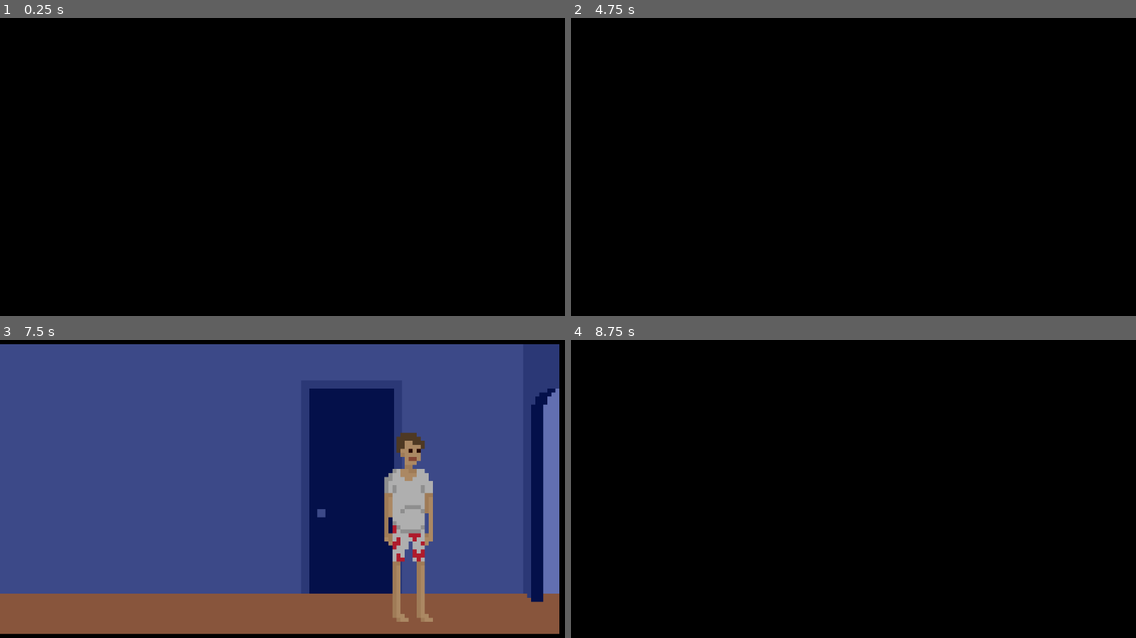
Above: before the commit, frames 1-4 (two rows, left to right).
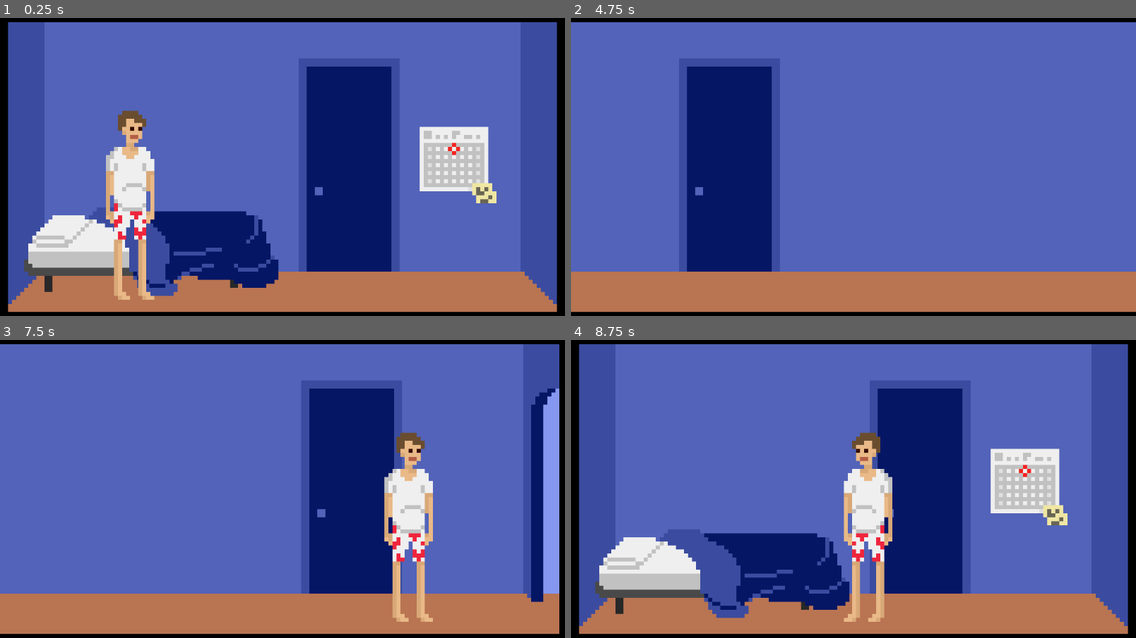
Above: after the commit, the same moments.

Repository: lthammond/CS315-midterm-Halfway_There
Game: Godot game, scene res://src/Bedroom.tscn
Same seed, same stepped clock (60 frames per second), same inputs: the game is played once before the commit and once after it.
Inputs:
- Up to frame 1 (0.25 s): no input
- Up to frame 2 (4.75 s): tap Enter at 0.5 s; hold Right (move_right) 0.53-1.28 s; hold Up (interact) 0.53-1.28 s; hold Left (move_left) 1.28-2.03 s; tap Up (interact) at 1.35, 2.85, 4.35 s; hold Up (interact) 2.03-2.78 s; hold Right (move_right) 2.03-3.53 s; hold Up (interact) 3.53-4.28 s; hold Left (move_left) from 3.53 s (still down)
- Up to frame 3 (7.5 s): hold Up (interact) 5.03-5.78 s; release Left (move_left) at 5.78 s; hold Right (move_right) from 5.78 s (still down); tap Up (interact) at 5.85, 7.35 s; hold Up (interact) 6.53-7.28 s
- Up to frame 4 (8.75 s): release Right (move_right) at 8.03 s; hold Left (move_left) from 8.03 s (still down); hold Up (interact) from 8.03 s (still down)

The runs differ from the first frame. In frame 1, 95% of the frame differs, in the area x 1-99%, y 1-99%; in frame 2, 97%, in the area x 0-100%, y 1-99%; in frame 3, 96%; in frame 4, 95%.

Commit message:
Refactor Doors

Diff:
--- a/project/src/Door.tscn
+++ b/project/src/Door.tscn
@@ -1,7 +1,6 @@
-[gd_scene load_steps=6 format=2]
+[gd_scene load_steps=5 format=2]
 
 [ext_resource path="res://src/Door.gd" type="Script" id=1]
-[ext_resource path="res://assets/sprites/door.png" type="Texture" id=2]
 
 [sub_resource type="RectangleShape2D" id=1]
 extents = Vector2( 41.4451, 261.823 )
@@ -53,10 +52,6 @@
 [node name="Door" type="Area2D"]
 script = ExtResource( 1 )
 
-[node name="Sprite" type="Sprite" parent="."]
-scale = Vector2( 8, 8 )
-texture = ExtResource( 2 )
-
 [node name="CollisionShape2D" type="CollisionShape2D" parent="."]
 shape = SubResource( 1 )
 
@@ -66,6 +61,7 @@
 transform = Transform2D( 2, 0, 0, 2, -1100, -650 )
 
 [node name="ColorRect" type="ColorRect" parent="ScreenFader"]
+visible = false
 anchor_right = 1.0
 anchor_bottom = 1.0
 margin_left = 176.777
--- a/project/src/Hallway.tscn
+++ b/project/src/Hallway.tscn
@@ -27,6 +27,10 @@
 position = Vector2( 836, 340 )
 target_scene = "res://src/Office.tscn"
 
+[node name="HallwayDoor" parent="." instance=ExtResource( 2 )]
+position = Vector2( 2182.51, 338.868 )
+target_scene = "res://src/LivingRoom.tscn"
+
 [node name="Player" parent="." instance=ExtResource( 3 )]
 position = Vector2( -84.0251, 446.676 )
 
--- /dev/null
+++ b/project/src/LivingRoom.gd
@@ -0,0 +1,7 @@
+extends Node2D
+
+func _ready():
+	if PlayerPositionThroughDoor.door_name:
+		var door_node = find_node(PlayerPositionThroughDoor.door_name)
+		if door_node:
+			$Player.global_position = door_node.global_position
--- /dev/null
+++ b/project/src/LivingRoom.tscn
@@ -0,0 +1,34 @@
+[gd_scene load_steps=5 format=2]
+
+[ext_resource path="res://src/Player.tscn" type="PackedScene" id=1]
+[ext_resource path="res://assets/backgrounds/livingRoomBackground.png" type="Texture" id=2]
+[ext_resource path="res://src/Door.tscn" type="PackedScene" id=3]
+[ext_resource path="res://src/LivingRoom.gd" type="Script" id=4]
+
+[node name="LivingRoom" type="Node2D"]
+script = ExtResource( 4 )
+
+[node name="Background" type="Sprite" parent="."]
+scale = Vector2( 8, 8 )
+texture = ExtResource( 2 )
+centered = false
+
+[node name="Bounds" type="StaticBody2D" parent="."]
+
+[node name="CollisionShape2D" type="CollisionPolygon2D" parent="Bounds"]
+position = Vector2( 289.988, 622.226 )
+polygon = PoolVector2Array( -290, 18, -290, -622, -258, -622, -258, -14.25, 1215, -14.25, 1215, -622, 1398, -622, 1398, 18 )
+
+[node name="Player" parent="." instance=ExtResource( 1 )]
+position = Vector2( -84.1322, 442.885 )
+
+[node name="Camera2D" type="Camera2D" parent="Player"]
+current = true
+limit_left = 0
+limit_right = 1688
+limit_bottom = 640
+smoothing_enabled = true
+
+[node name="HallwayDoor" parent="." instance=ExtResource( 3 )]
+position = Vector2( 80.6349, 338.919 )
+target_scene = "res://src/Hallway.tscn"
--- a/project/src/Office.tscn
+++ b/project/src/Office.tscn
@@ -1,10 +1,12 @@
-[gd_scene load_steps=4 format=2]
+[gd_scene load_steps=5 format=2]
 
 [ext_resource path="res://src/Door.tscn" type="PackedScene" id=1]
 [ext_resource path="res://src/Player.tscn" type="PackedScene" id=2]
 [ext_resource path="res://assets/backgrounds/officeBackground.png" type="Texture" id=3]
+[ext_resource path="res://src/Office.gd" type="Script" id=4]
 
 [node name="Office" type="Node2D"]
+script = ExtResource( 4 )
 
 [node name="Background" type="Sprite" parent="."]
 scale = Vector2( 8, 8 )
